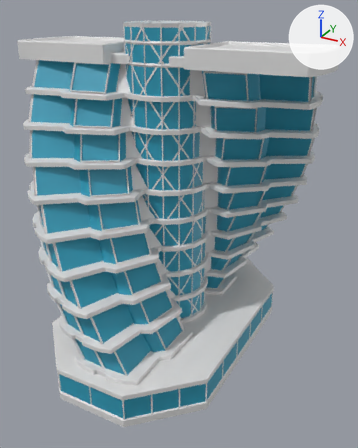
An edit to the FBX model Blender Models/Biology and Chemistry/Helix Building 1.fbx, drawn before and after from the same camera.
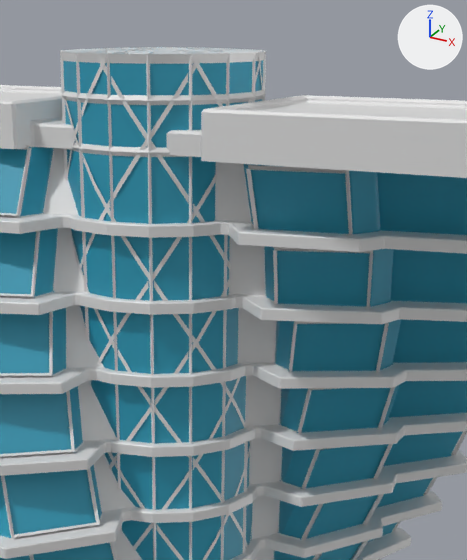
The first picture shows the older version from a 50 mm camera at (5.39, -9.3, 7.71) aimed at (0.34, -0.11, 3.12). The close-ups show both versions on the part from 27% to 83% of the width and 0% to 54% of the height of that picture; other places that the commit changed are outside them. The axes (+X, +Y, +Z) are drawn at upper right. The lights are the same throughout. Where no turn or scale is listed for an object, it has been applied to the vertices.

In view in the first close-up: 'balcony.001', 'core.001', 'main structure', 'main structure.001', 'platform.001', 'wire core.001', 'wire helix.001', 'wire structure.001', 'wire structure.002'.
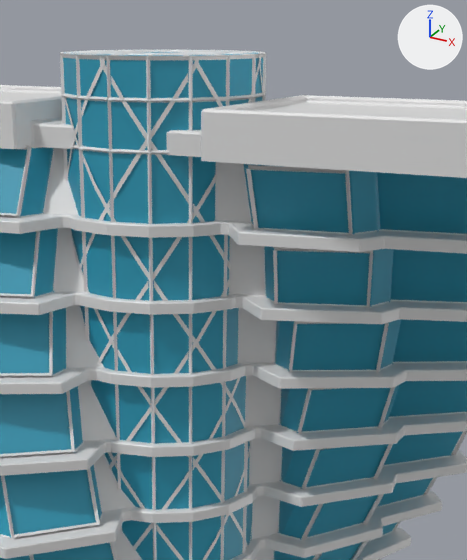
Where the newer file only moved an object's origin or applied its transform, the numbers keep the older frame.

Boxes [x1, y1, x2, y2] around the edits, measured in the close-ups (467 x 560 px):
'wire core.001', reshaped, rescaled: before [60, 47, 266, 560]; after [60, 50, 266, 560]
part 1 of me_plane_010, recoloured: [278, 300, 467, 546] in both
part 2 of me_plane_010, recoloured: [259, 228, 467, 235] in both

The change in detail:
me_plane_010 has 2250 vertices, 1935 faces and spans x -1.0..3.17, y -0.89..3.17, z 0.0..5.85.
me_plane_010 is used by ob_main_structure; location (0.0, 0.0, 0.8).
me_plane_010 part 1: 139 of the faces centred in x -0.7..2.94, y -0.33..3.0, z 0.1..4.65 switch from mat_2_secondary (cyan #2b9bb8) to mat_1_primary (light grey #e2e2e2).
me_plane_010 part 2: 23 of the faces centred in x 0.85..3.0, y -0.79..1.03, z 5.2..5.85 switch from mat_2_secondary (cyan #2b9bb8) to mat_1_primary (light grey #e2e2e2).
me_cylinder_009 is used by ob_wire_core_001; location (0.0, 0.0, 0.8); scale (0.876, 0.876, 2.09).
me_cylinder_009 had 528 vertices, 672 faces and spanned x -1.02..1.02, y -1.02..1.02, z 0.02..3.18.
me_cylinder_009 now has 528 vertices, 672 faces and spans x -0.9..0.9, y -0.9..0.9, z 0.05..6.61.
me_cylinder_009 part 3: 528 of 528 vertices moved; they spanned x -1.02..1.02, y -1.02..1.02, z 0.02..3.18 and now span x -0.9..0.9, y -0.9..0.9, z 0.05..6.61; mean shift (0.0, 0.0, 2.92); largest move (0.69, 0.69, 3.14) -> (0.6, 0.6, 6.57).
Object 'wire core.001' (ob_wire_core_001) is rescaled from (0.876, 0.876, 2.09) to (1.0, 1.0, 1.0).
